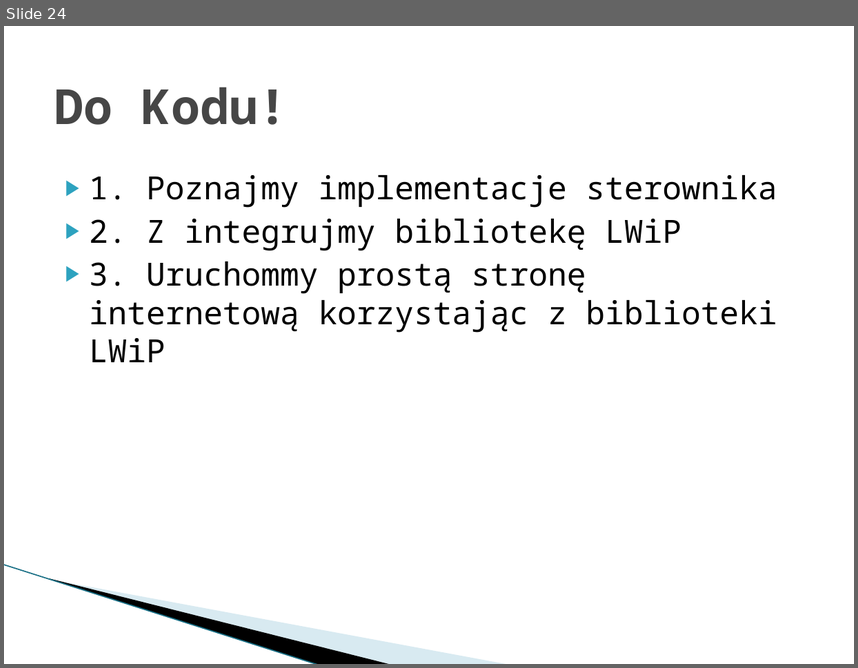
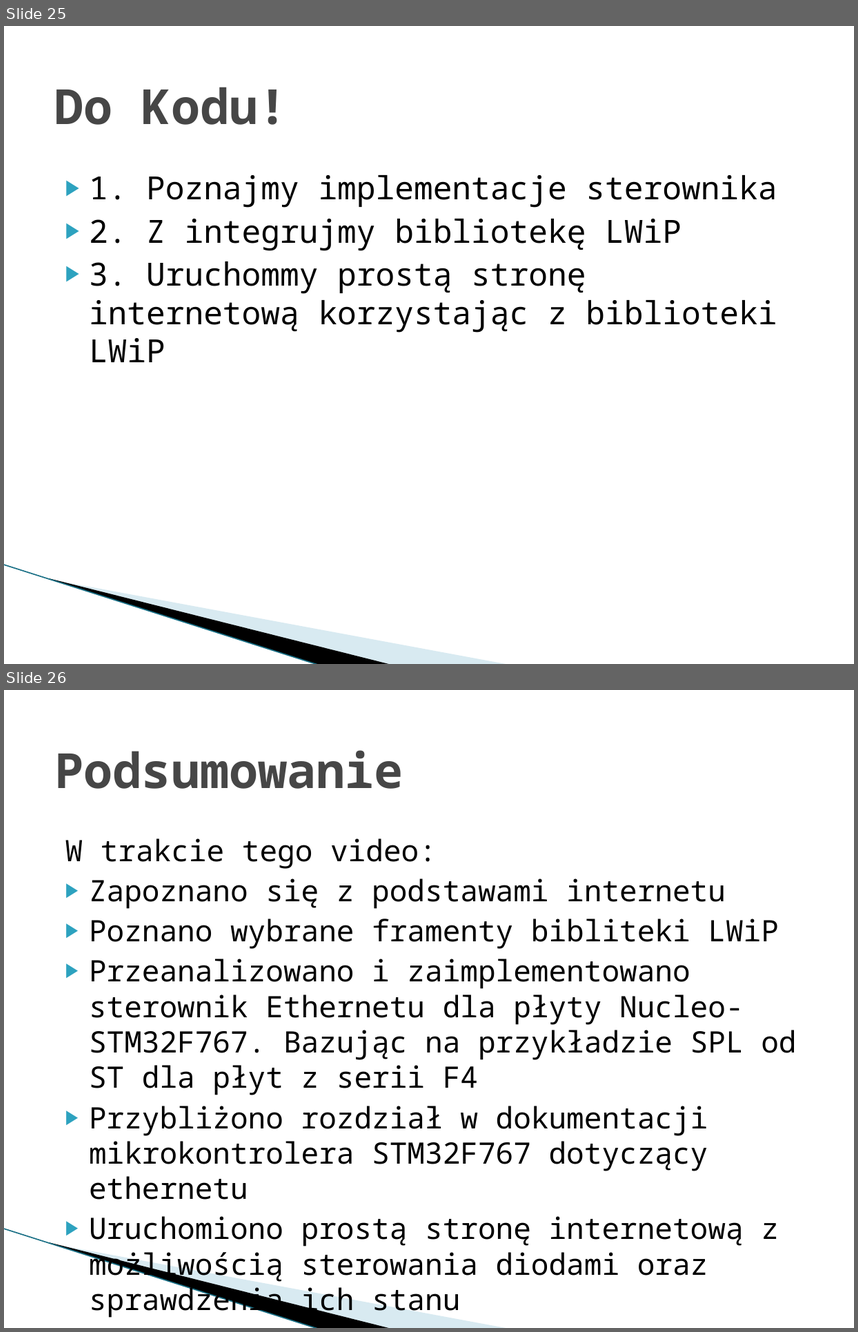
Before and after one commit to trteodor/YT_Ethernet_Tutorial, a slide deck: Ethernet_Pr.pptx. Shown one above the other, each under a label of ours: slide 24 before the commit, slides 25 and 26 after it. The pictures are 858x668 and 858x1332 pixels, drawn with LibreOffice and Linux fonts; fonts in the diff are those of the drawing; background and template pictures are left out. Boxes give left, top, right and bottom in pixels: in the first picture for what was removed or moved away, otherwise in the second. Text is boxed around its words. In the diff, an @@ line names an element or a change of style, - is before the commit and + after.

```diff
--- a/Ethernet_Pr.pptx
+++ b/Ethernet_Pr.pptx
@@ slide 26 added at [4, 690, 854, 1328], background #FFFFFF; not listed: 3 template elements that a slide beside it also shows @@
@@ title added at [55, 750, 404, 789], 41 pt, text #464646, bold @@
+Podsumowanie
@@ text added at [65, 838, 796, 1318], 25 pt, text #000000 @@
+W trakcie tego video:
+▶ Zapoznano się z podstawami internetu
+▶ Poznano wybrane framenty bibliteki LWiP
+▶ Przeanalizowano i zaimplementowano sterownik Ethernetu dla płyty Nucleo-STM32F767. Bazując na przykładzie SPL od ST dla płyt z serii F4
+▶ Przybliżono rozdział w dokumentacji mikrokontrolera STM32F767 dotyczący ethernetu
+▶ Uruchomiono prostą stronę internetową z możliwością sterowania diodami oraz sprawdzenia ich stanu
@@ what was slide 24 is now slide 25 @@
```
Also in this commit, not shown: 2 slides changed, 2 other slides added, 13 other files.
